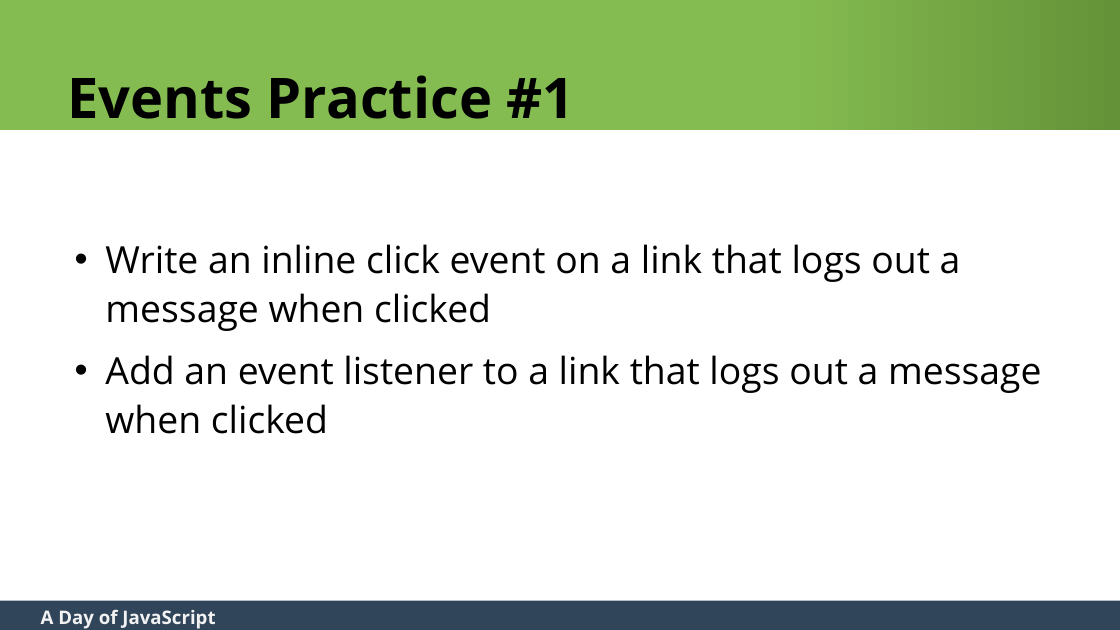
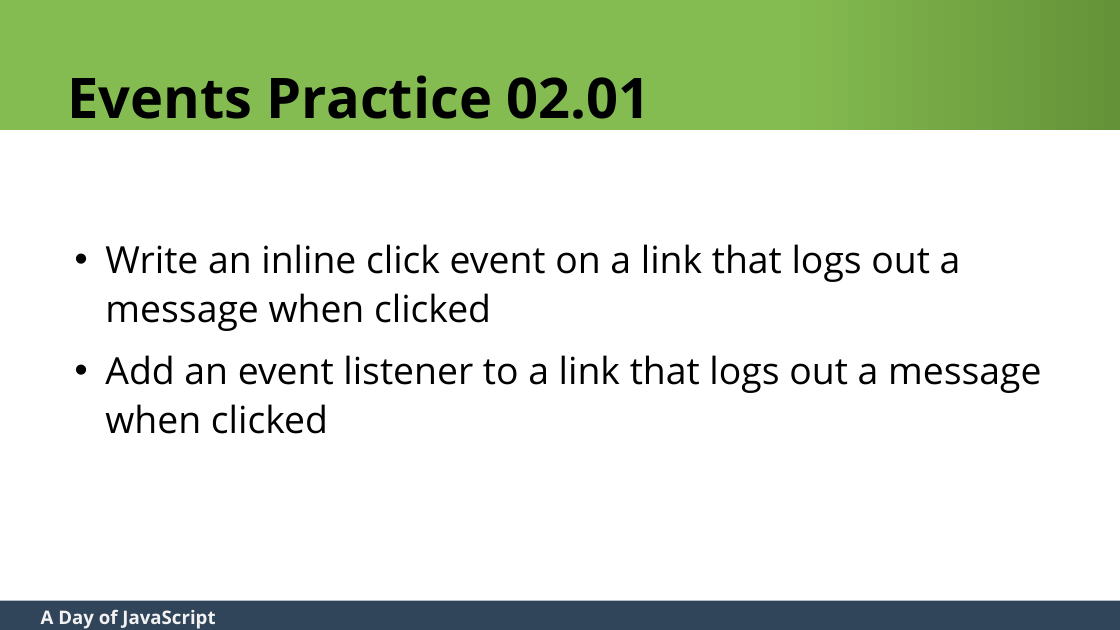
Before and after one commit to zgordon/a-day-of-javascript, a slide deck: slide 72 of A Day of JavaScript Slides.pptx. Drawn at 1120x630 pixels with LibreOffice and Linux fonts; fonts in the diff are those of the drawing. Boxes give left, top, right and bottom in pixels: in the first picture for what was removed or moved away, otherwise in the second. Text is boxed around its words. In the diff, an @@ line names an element or a change of style, - is before the commit and + after.

```diff
--- a/A Day of JavaScript Slides.pptx
+++ b/A Day of JavaScript Slides.pptx
@@ title at <box>67,75,651,133</box>: text changed @@
-Events Practice #1
+Events Practice 02.01
```
Also in this commit, not shown: 13 other slides changed, 3 slides added, 1 other file.
